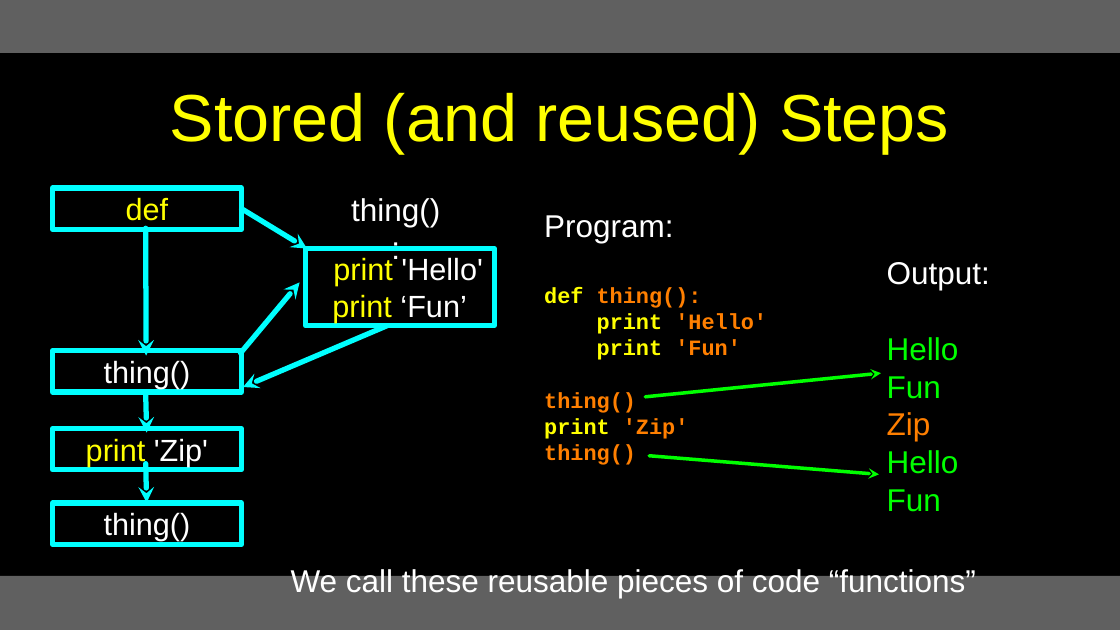
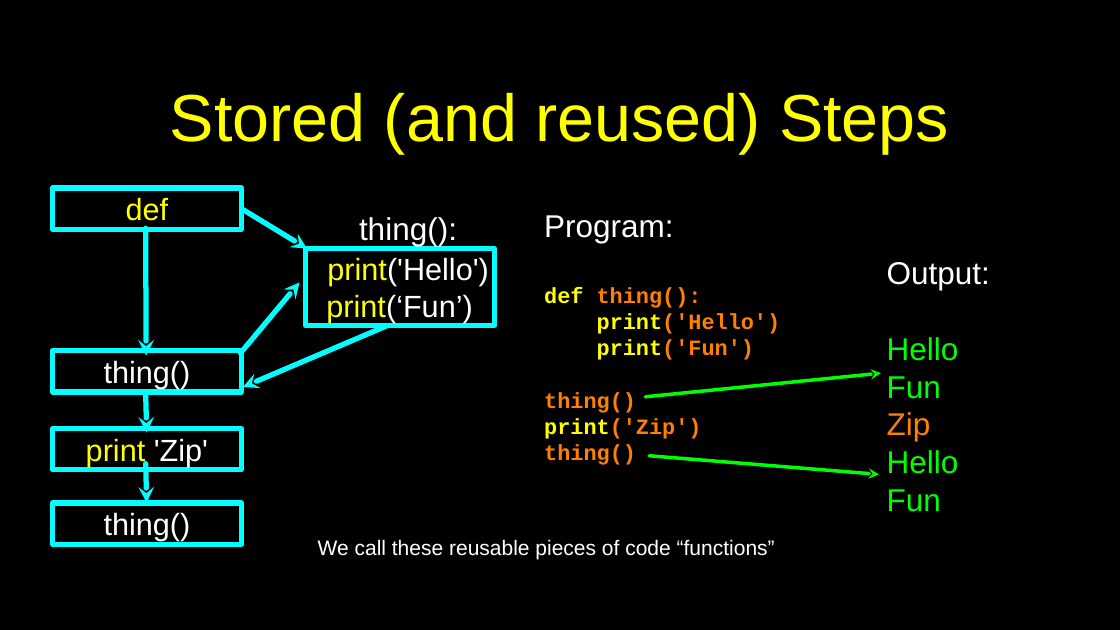
Before and after one commit to csev/py4e, a slide deck: slide 2 of lectures3/Pythonlearn-04-Functions.pptx. Drawn at 1120x630 pixels with LibreOffice and Linux fonts; fonts in the diff are those of the drawing. Boxes give left, top, right and bottom in pixels: in the first picture for what was removed or moved away, otherwise in the second. Text is boxed around its words. In the diff, an @@ line names an element or a change of style, - is before the commit and + after.

```diff
--- a/lectures3/Pythonlearn-04-Functions.pptx
+++ b/lectures3/Pythonlearn-04-Functions.pptx
@@ rectangle removed at [0,0,1120,53] @@
@@ text "thing():" rewrapped from [351,198,440,227] to [359,217,457,246] @@
@@ text in rectangle at [326,257,488,323]: text changed @@
-print 'Hello'
-print ‘Fun’
+print('Hello')
+print(‘Fun’)
@@ text at [597,314,781,360]: text changed @@
-print 'Hello'
-print 'Fun'
+print('Hello')
+print('Fun')
@@ text at [544,419,701,439]: text changed; text colour #FFFF00 to #FF7F00 @@
-print 'Zip'
+print('Zip')
@@ text "We call these reusable pieces ...": place and size @@
-text "We call these reusable pieces ..." at [291,567,976,598]
+text "We call these reusable pieces ..." at [318,539,775,559]
@@ text "We call these reusable pieces ..." at [318,539,775,559]: size 36 to 24 pt @@
@@ rectangle at [0,576,1120,630]: fill #606060 to #000000 @@
```
Also in this commit, not shown: 23 other slides changed, 5 other files.
